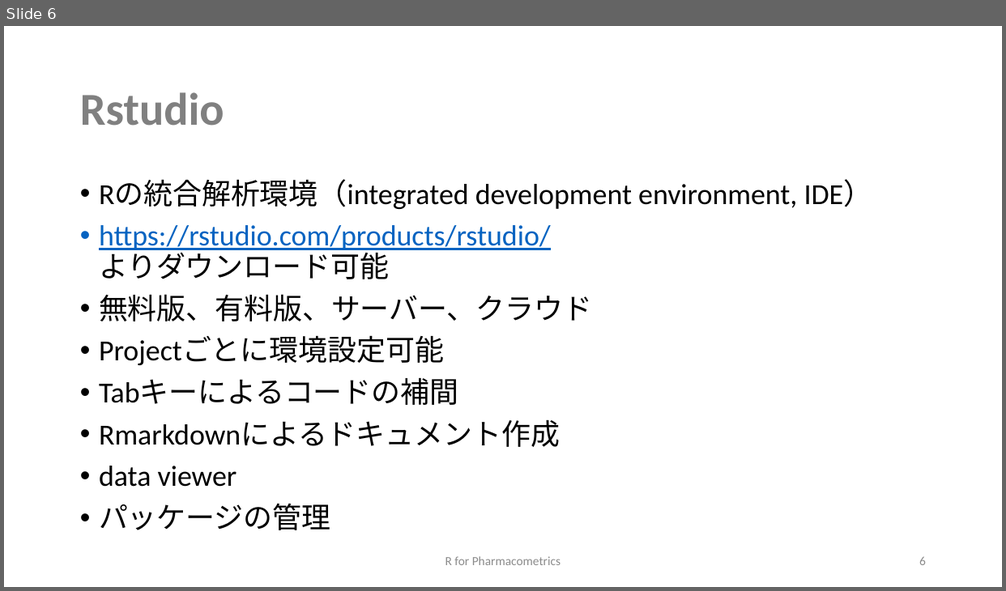
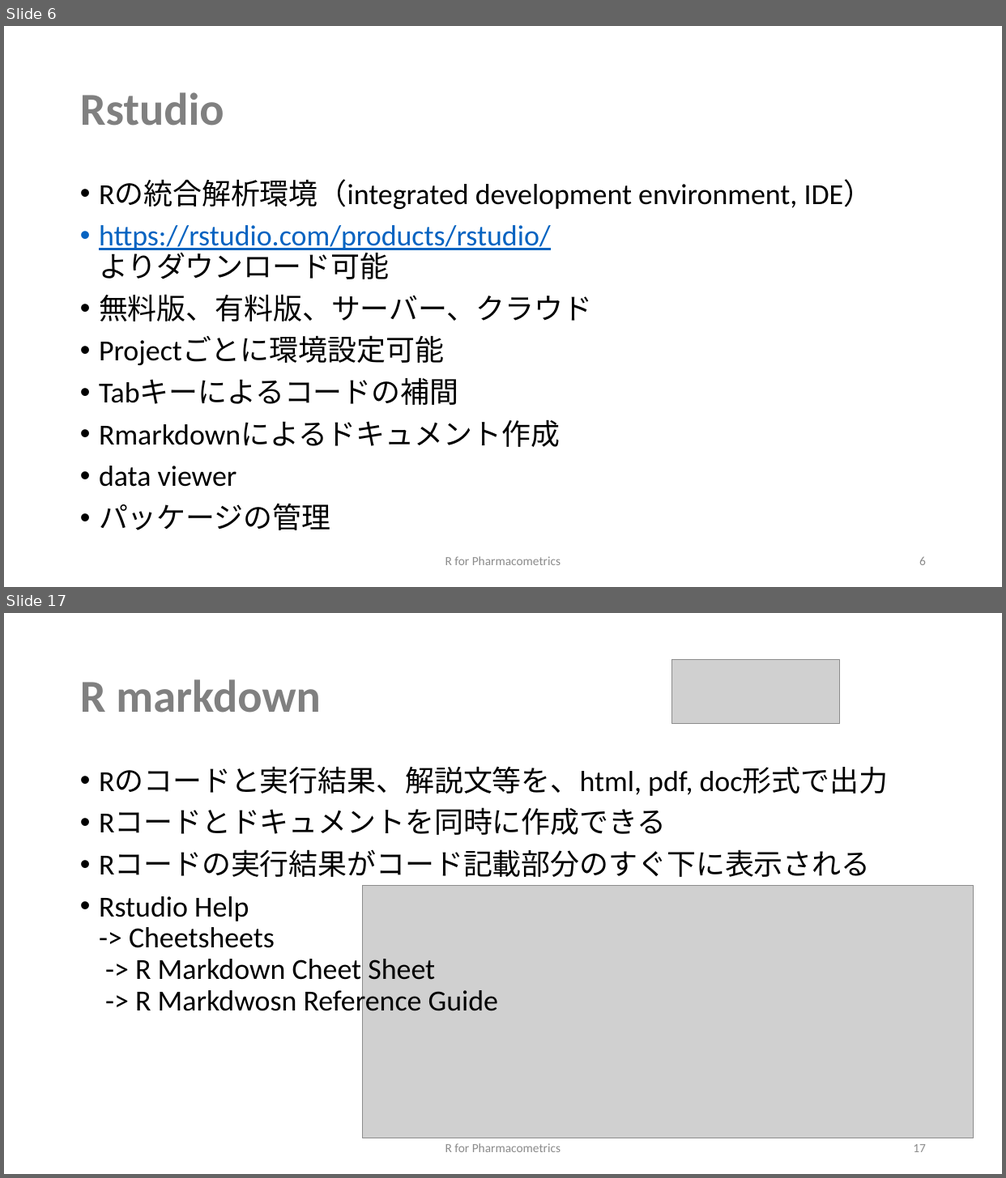
Before and after one commit to MasatoFukae/R-for-PMx, a slide deck: sample/0_introduction.pptx. Shown one above the other, each under a label of ours: slide 6 before the commit, slides 6 and 17 after it; the slides between them are not shown. The pictures are 1006x591 and 1006x1178 pixels, drawn with LibreOffice and Linux fonts; fonts in the diff are those of the drawing; grey boxes stand for pictures. Boxes give left, top, right and bottom in pixels: in the first picture for what was removed or moved away, otherwise in the second. Text is boxed around its words. In the diff, an @@ line names an element or a change of style, - is before the commit and + after.

```diff
--- a/sample/0_introduction.pptx
+++ b/sample/0_introduction.pptx
@@ slide 17 added at (4, 613, 1002, 1174), background #FFFFFF @@
@@ picture added at (672, 659, 840, 724) @@
@@ title added at (80, 679, 320, 713), 44 pt, text #808080, bold @@
+R markdown
@@ text added at (99, 767, 888, 1018), 28 pt, text #000000 @@
+• Rのコードと実行結果、解説文等を、html, pdf, doc形式で出力
+• Rコードとドキュメントを同時に作成できる
+• Rコードの実行結果がコード記載部分のすぐ下に表示される
+• Rstudio Help
+  -> Cheetsheets
+  -> R Markdown Cheet Sheet
+  -> R Markdwosn Reference Guide
@@ picture added at (363, 885, 973, 1139) @@
@@ text added at (445, 1144, 560, 1152), 12 pt, text #8C8C8C @@
+R for Pharmacometrics
@@ page number added at (913, 1144, 926, 1152), 12 pt, text #8C8C8C @@
+17
```
Also in this commit, not shown: 4 slides changed, 14 other slides added.
